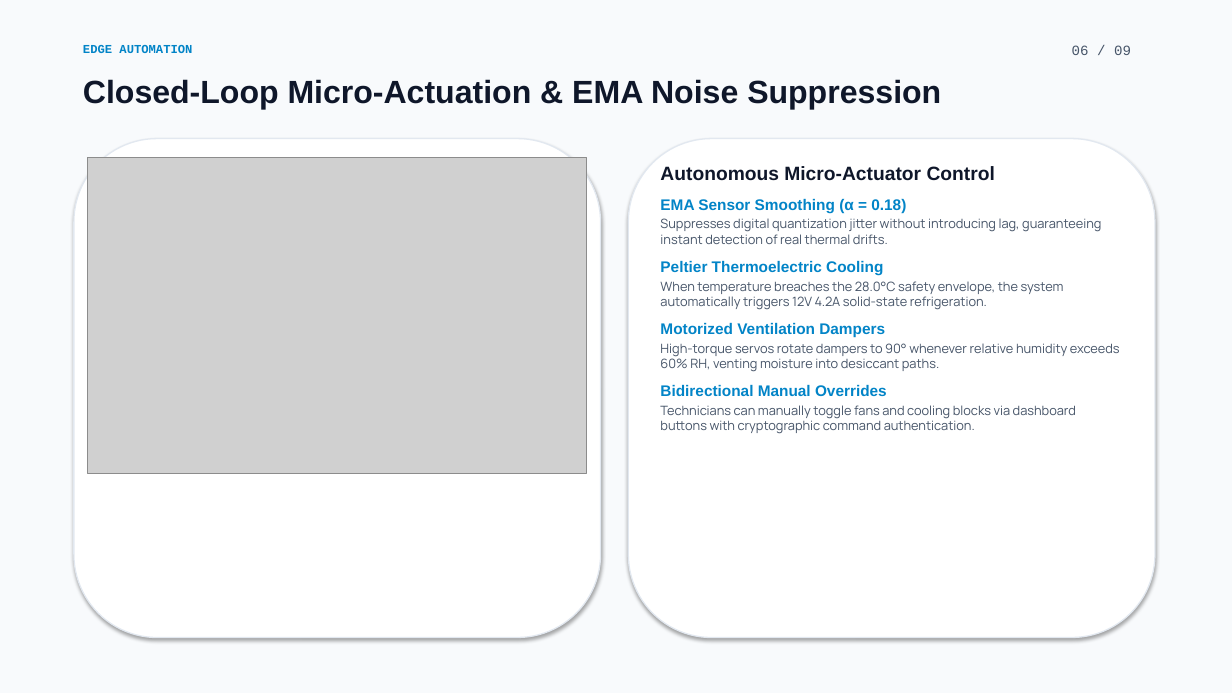
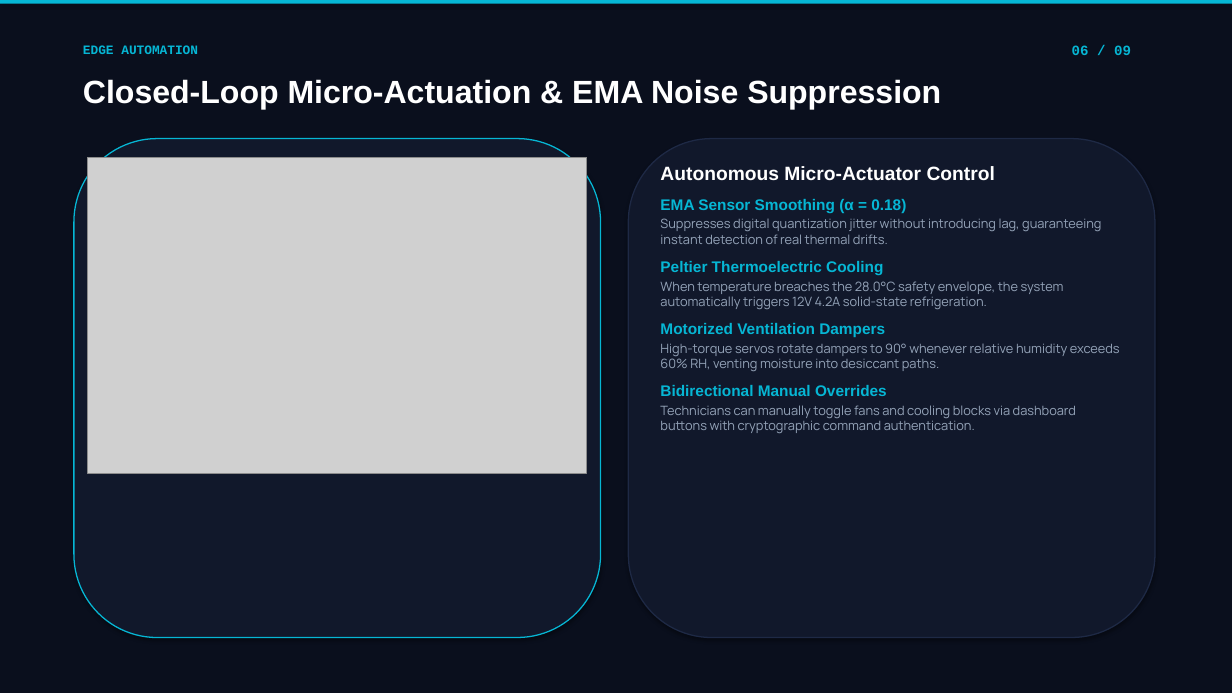
Before and after one commit to Shreyansha790/smart-component-storage, a slide deck: slide 6 of Smart_Component_Storage_Presentation.pptx. Drawn at 1232x693 pixels with LibreOffice and Linux fonts; fonts in the diff are those of the drawing; grey boxes stand for pictures. Boxes give left, top, right and bottom in pixels: in the first picture for what was removed or moved away, otherwise in the second. Text is boxed around its words. In the diff, an @@ line names an element or a change of style, - is before the commit and + after.

```diff
--- a/Smart_Component_Storage_Presentation.pptx
+++ b/Smart_Component_Storage_Presentation.pptx
@@ rectangle at [0,0,1232,693]: fill #F8FAFC to #0A0F1D @@
@@ rectangle added at [0,0,1232,4], fill #06B6D4 @@
@@ text "EDGE AUTOMATION" at [83,45,198,54]: size 9.5 to 10 pt, text colour #0284C7 to #06B6D4 @@
@@ text "06 / 09" at [1072,45,1131,55]: text colour #475569 to #06B6D4, bold on @@
@@ text "Closed-Loop Micro-Actuation & EMA Noise ..." at [83,79,941,109]: text colour #0F172A to #FFFFFF @@
@@ rounded rectangle at [74,139,601,638]: fill #FFFFFF to #11182B; outline #E2E8F0 1 pt to #06B6D4 1 pt @@
@@ rounded rectangle at [628,139,1155,638]: fill #FFFFFF to #11182B; outline #E2E8F0 1 pt to #1E2945 1 pt @@
@@ text "Autonomous Micro-Actuator Control" at [660,166,1120,433]: text colour #0F172A to #FFFFFF in "Autonomous Micro-Actuator Control"; text colour #0284C7 to #06B6D4 in "EMA Sensor Smoothing (α = 0.18)", "Peltier Thermoelectric Cooling", "Motorized Ventilation Dampers", "Bidirectional Manual Overrides"; text colour #475569 to #94A3B8 in "Suppresses digital quantization jitter without introducing l ...", "When temperature breaches the 28.0°C safety envelope, ...", "High-torque servos rotate dampers to 90° whenever ...", "Technicians can manually toggle fans and cooling ..." @@
```
Also in this commit, not shown: 8 other slides changed.
